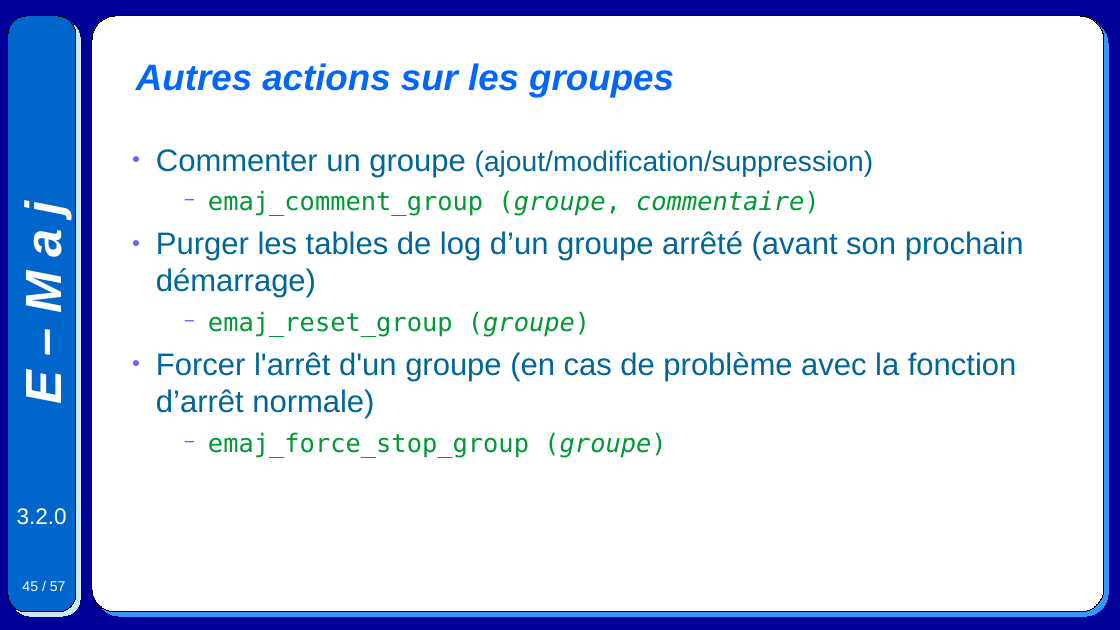
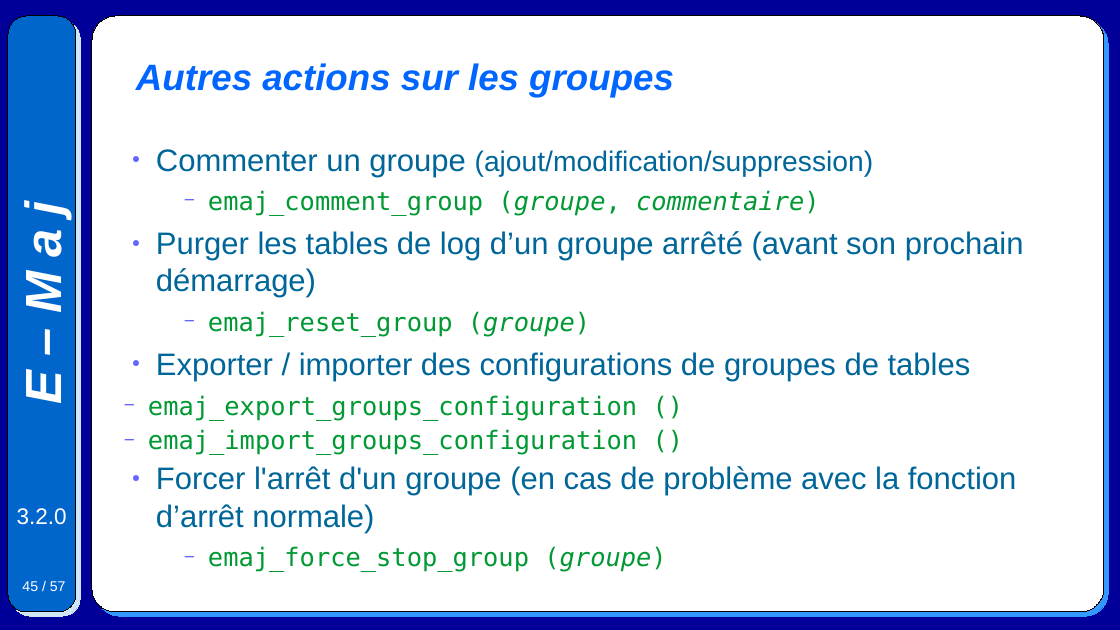
Before and after one commit to beaud76/emaj_doc, a slide deck: slide 45 of Emaj.devel_pres_fr.odp. Drawn at 1120x630 pixels with LibreOffice and Linux fonts; fonts in the diff are those of the drawing. Boxes give left, top, right and bottom in pixels: in the first picture for what was removed or moved away, otherwise in the second. Text is boxed around its words. In the diff, an @@ line names an element or a change of style, - is before the commit and + after.

```diff
--- a/Emaj.devel_pres_fr.odp
+++ b/Emaj.devel_pres_fr.odp
@@ text at box(148, 352, 971, 455): paragraphs added @@
+● Exporter / importer des configurations de groupes de tables
+  − emaj_export_groups_configuration ()
+  − emaj_import_groups_configuration ()
```
Also in this commit, not shown: 1 other slide changed, 3 other files.
